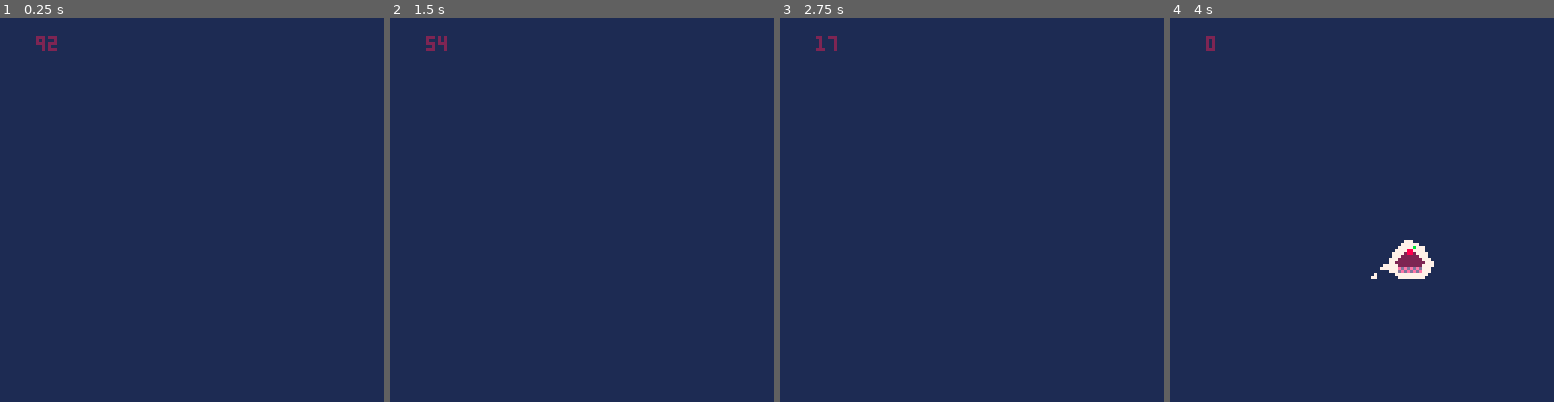
Above: before the commit, frames 1-4 (left to right).
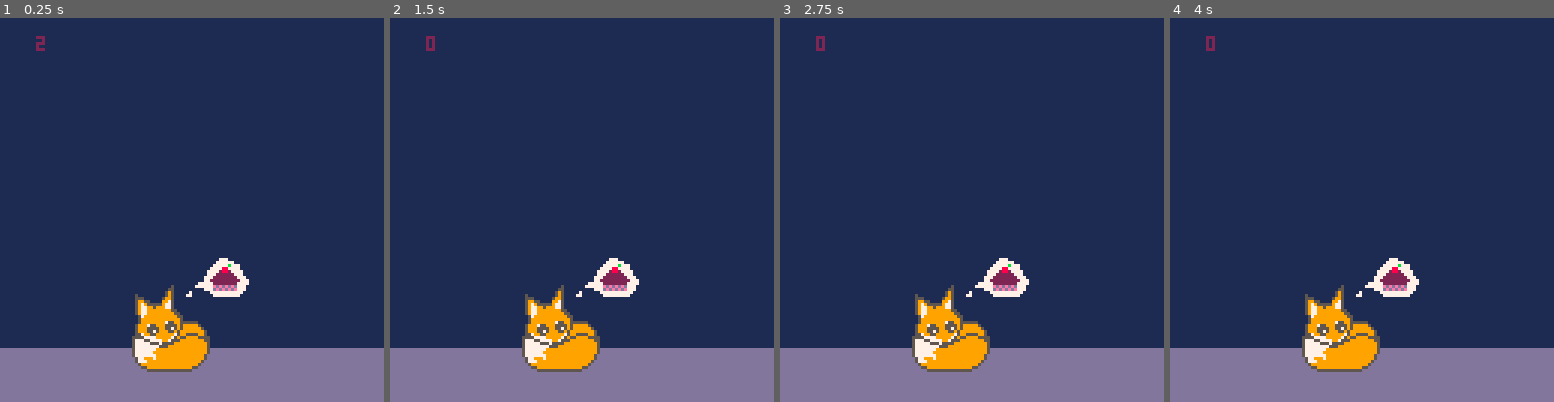
Above: after the commit, the same moments.

Repository: Cigh/pico8-playground
Game: PICO-8 cartridge carts/foxmagotchi.p8
Two runs of this game, one before a commit and one after it. Both use one fixed random seed, a clock stepped at 60 frames per second and the inputs below.
Inputs:
- Up to frame 1 (0.25 s): no input
- Up to frame 2 (1.5 s): no input
- Up to frame 3 (2.75 s): no input
- Up to frame 4 (4 s): no input

The runs differ from the first frame. In frame 1, 17% of the frame differs, in the area x 0-100%, y 4-100%; in frame 2, 17%; in frame 3, 17%; in frame 4, 17%, in the area x 0-100%, y 57-100%.

Commit message:
Draw the fox on a screen

Diff:
--- a/carts/foxmagotchi.p8
+++ b/carts/foxmagotchi.p8
@@ -3,7 +3,7 @@
 __lua__
 
 function _init()
-  hunger = 100
+  hunger = 10
 end
 
 function _update()
@@ -14,15 +14,44 @@
 function _draw()
   -- clear the screen
   rectfill(0, 0, 128, 128, 1)
+
+  -- draw the floor
+  rectfill(0,110, 128, 128, 13)
+
+  -- draw our foxy
+    spr(059, 40, 110)
+    spr(060, 48, 110)
+    spr(061, 54, 110)
+    spr(062, 62, 110)
+    spr(063, 70, 110)
+
+    spr(043, 40, 102)
+    spr(044, 48, 102)
+    spr(045, 54, 102)
+    spr(046, 62, 102)
+    spr(047, 70, 102)
+
+    spr(027, 40, 94)
+    spr(028, 48, 94)
+    spr(029, 54, 94)
+    spr(030, 62, 94)
+    spr(031, 70, 94)
+
+    spr(011, 40, 86)
+    spr(012, 48, 86)
+    spr(013, 54, 86)
+    spr(014, 62, 86)
+    spr(015, 70, 86)
+
   -- draw the hunger value (placeholder)
   print(hunger, 12, 6, 2)
 
   if (hunger < 3) then
-    spr(056, 66, 80)
-    spr(041, 72, 72)
-    spr(042, 80, 72)
-    spr(057, 72, 80)
-    spr(058, 80, 80)
+    spr(056, 61, 86)
+    spr(041, 67, 78)
+    spr(042, 75, 78)
+    spr(057, 67, 86)
+    spr(058, 75, 86)
   end
 end
 
